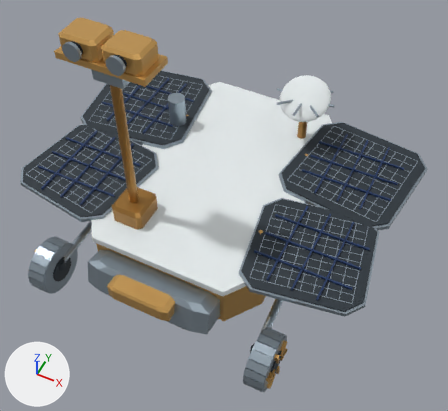
The glTF model frontend/route_models/zhurong.glb as it was, and as the next commit left it.
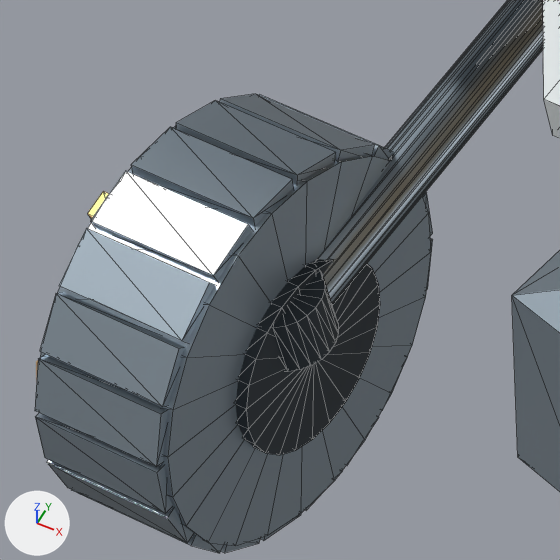
The first picture shows the older version from a camera (50 mm lens) standing at (1.33, -2.59, 3.48) and looking at (0.18, -0.28, 0.6). The close-ups show the older and then the newer version on the part from 5% to 21% of the width and 55% to 72% of the height of that picture. Only the edits that show in the close-ups are written down. The axes (+X, +Y, +Z) are drawn at lower left. The lights are the same throughout. The close-ups show mesh edges as thin lines. Where no turn or scale is listed for an object, it has been applied to the vertices.

Objects in the first close-up: 'Steering motor.002', 'Suspension arm.002', 'Tapered nose', 'Tread.040', 'Tread.041', 'Tread.042', 'Tread.043', 'Tread.044', 'Tread.058', 'Tread.059', 'Wheel hub.005', 'Wheel.002' and 10 more.
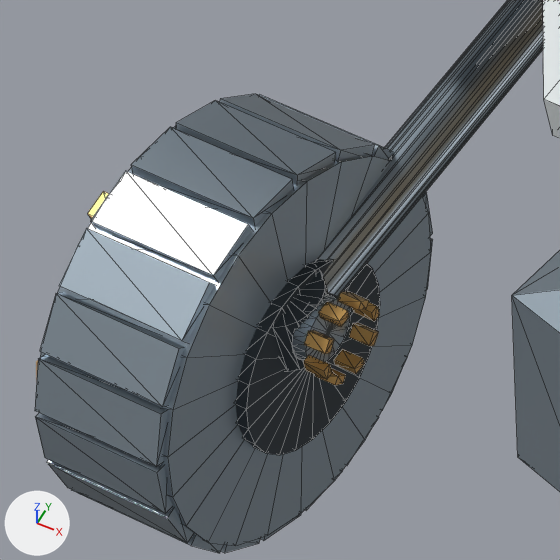
The edits, one by one:
Object 'Drive gear tooth.023' (ob_drive_gear_tooth_023) is new; it shows me_mesh_4.
Its parent is ob_zhurong.
Its location is (-0.648, -0.886, 0.24).
Its rotation in degrees is (-45, 0, 0).
Its scale is (0.0204, 0.0119, 0.00765).
Object 'Drive gear tooth.022' (ob_drive_gear_tooth_022) is new; it shows me_mesh_4.
Its parent is ob_zhurong.
Its location is (-0.648, -0.877, 0.218).
Its rotation in degrees is (-90, 0, 0).
Its scale is (0.0204, 0.0119, 0.00765).
Object 'Drive gear tooth.021' (ob_drive_gear_tooth_021) is new; it shows me_mesh_4.
Its parent is ob_zhurong.
Its location is (-0.648, -0.886, 0.195).
Its rotation in degrees is (-135, 0, 0).
Its scale is (0.0204, 0.0119, 0.00765).
Object 'Drive gear tooth.020' (ob_drive_gear_tooth_020) is new; it shows me_mesh_4.
Its parent is ob_zhurong.
Its location is (-0.648, -0.909, 0.185).
Its rotation in degrees is (180, 0, 0).
Its scale is (0.0204, 0.0119, 0.00765).
Object 'Drive gear tooth.019' (ob_drive_gear_tooth_019) is new; it shows me_mesh_4.
Its parent is ob_zhurong.
Its location is (-0.648, -0.932, 0.195).
Its rotation in degrees is (135, 0, 0).
Its scale is (0.0204, 0.0119, 0.00765).
Object 'Drive gear tooth.018' (ob_drive_gear_tooth_018) is new; it shows me_mesh_4.
Its parent is ob_zhurong.
Its location is (-0.648, -0.941, 0.218).
Its rotation in degrees is (90, 0, 0).
Its scale is (0.0204, 0.0119, 0.00765).
Object 'Drive gear tooth.017' (ob_drive_gear_tooth_017) is new; it shows me_mesh_4.
Its parent is ob_zhurong.
Its location is (-0.648, -0.932, 0.24).
Its rotation in degrees is (45, 0, 0).
Its scale is (0.0204, 0.0119, 0.00765).
Object 'Drive gear tooth.016' (ob_drive_gear_tooth_016) is new; it shows me_mesh_4.
Its parent is ob_zhurong.
Its location is (-0.648, -0.909, 0.25).
Its scale is (0.0204, 0.0119, 0.00765).
Object 'Drive gearbox.002' (ob_drive_gearbox_002) is new; it shows me_mesh_0.
Its parent is ob_zhurong.
Its location is (-0.668, -0.909, 0.218).
Its rotation in degrees is (0, -90, 0).
Its scale is (0.0578, 0.0578, 0.0136).

Location of each change, [x1, y1, x2, y2] in pixels of the close-ups (560 x 560 px):
'Drive gearbox.002', added: after [292, 293, 351, 362]
'Drive gear tooth.016', added (orange): after [318, 302, 350, 327]
'Drive gear tooth.017', added (orange): after [304, 330, 334, 354]
'Drive gear tooth.020', added (orange): after [334, 349, 365, 374]
'Drive gear tooth.021', added (orange): after [349, 323, 378, 346]
'Drive gear tooth.018', added (orange): after [303, 355, 332, 380]
'Drive gear tooth.023', added: after [338, 291, 369, 310]
'Drive gear tooth.022', added: after [352, 302, 380, 321]
'Drive gear tooth.019', added: after [314, 368, 346, 385]
